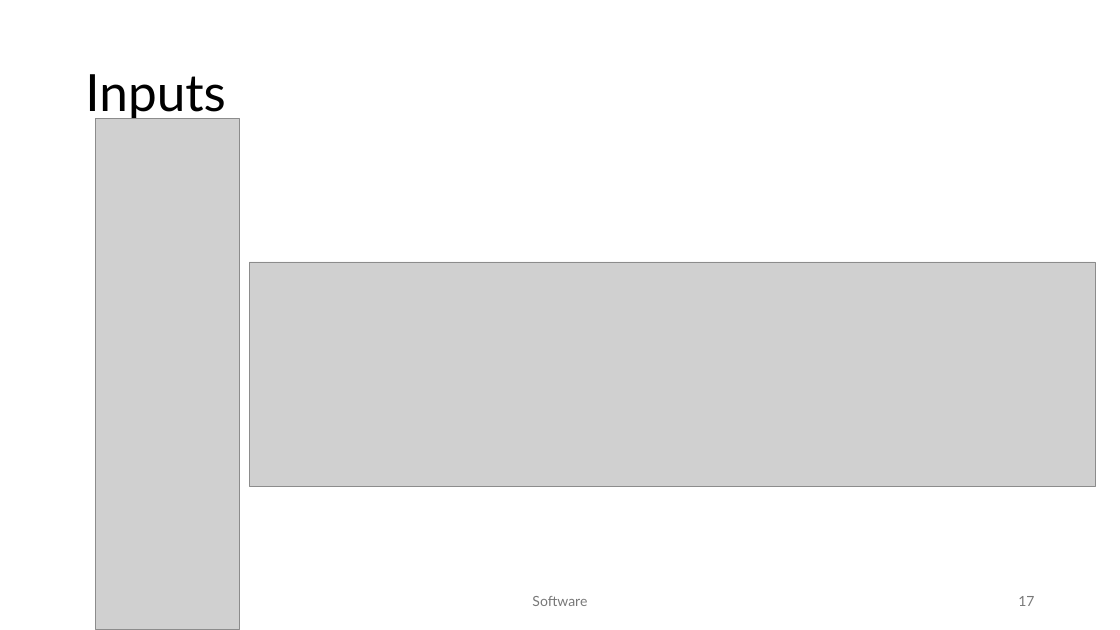
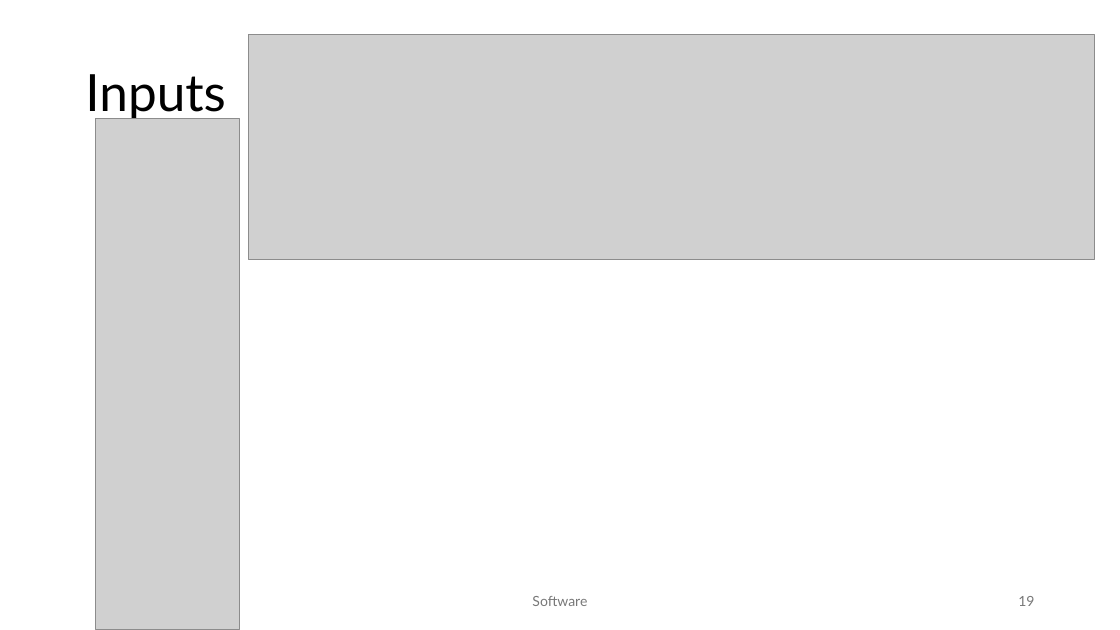
Before and after one commit to Nowie69/Eindproject-Robot-6ICW, a slide deck: slide 19 of Robot met mecanum wheels.pptx (slide 17 before the commit). Drawn at 1120x630 pixels with LibreOffice and Linux fonts; fonts in the diff are those of the drawing; grey boxes stand for pictures. Boxes give left, top, right and bottom in pixels: in the first picture for what was removed or moved away, otherwise in the second. Text is boxed around its words. In the diff, an @@ line names an element or a change of style, - is before the commit and + after.

```diff
--- a/Robot met mecanum wheels.pptx
+++ b/Robot met mecanum wheels.pptx
@@ picture added at (249,34,1095,259) @@
@@ picture removed at (250,262,1096,486) @@
@@ page number at (1018,596,1034,606): text changed @@
-17
+19
```
Also in this commit, not shown: 3 other slides changed, 2 slides added, 23 other files.
